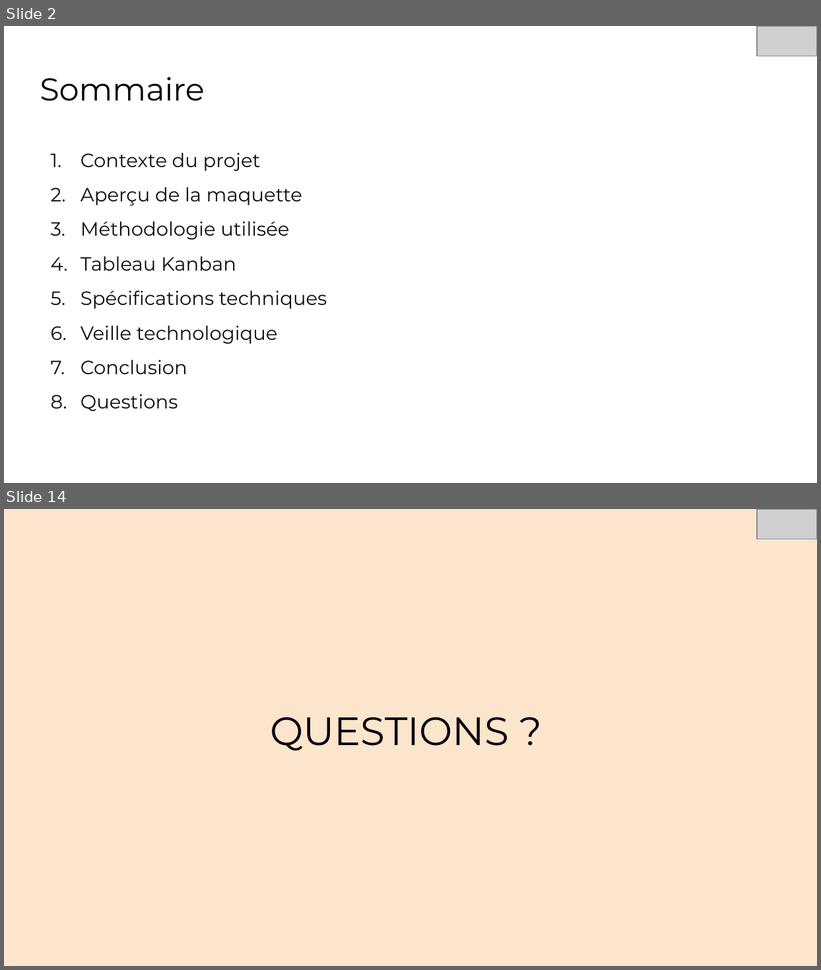
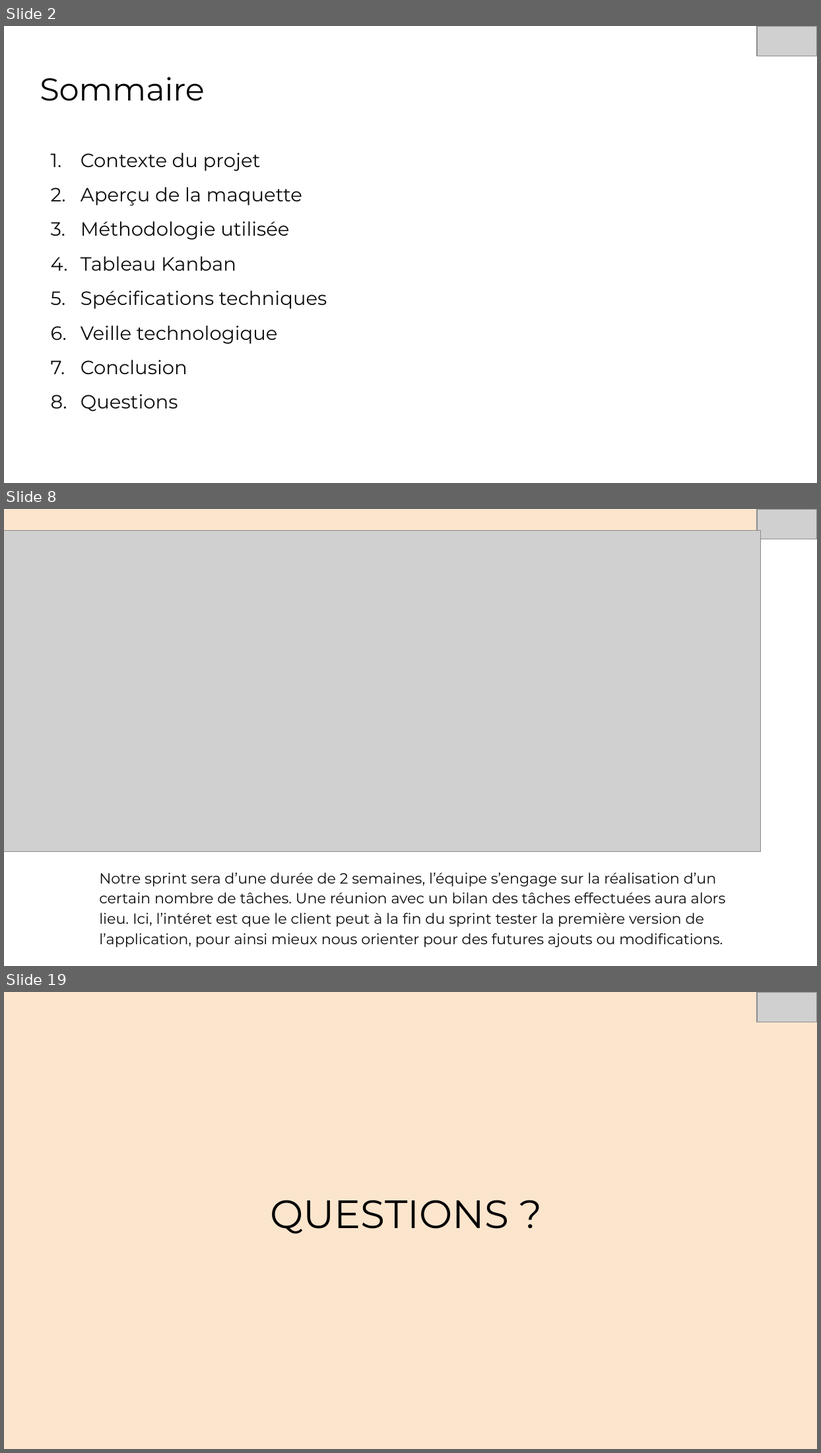
Before and after one commit to Nasus-Stackman/Projet7, a slide deck: Présentation.odp. Shown one above the other, each under a label of ours: slides 2 and 14 before the commit, slides 2, 8 and 19 after it; the slides between them are not shown. The pictures are 821x970 and 821x1453 pixels, drawn with LibreOffice and Linux fonts; fonts in the diff are those of the drawing; grey boxes stand for pictures. Boxes give left, top, right and bottom in pixels: in the first picture for what was removed or moved away, otherwise in the second. Text is boxed around its words. In the diff, an @@ line names an element or a change of style, - is before the commit and + after.

```diff
--- a/Présentation.odp
+++ b/Présentation.odp
@@ slide 8 added at <box>4,509,817,966</box>, background #FFFFFF @@
@@ rectangle added at <box>4,509,817,530</box>, fill #FCE5CD, outline #F7EDDE 0.74 pt @@
@@ picture added at <box>757,509,817,539</box> @@
@@ picture added at <box>4,530,760,852</box> @@
@@ text added at <box>99,873,726,948</box>, 13 pt, text #0D0D0D @@
+Notre sprint sera d’une durée de 2 semaines, l’équipe s’engage sur la réalisation d’un certain nombre de tâches. Une réunion avec un bilan des tâches effectuées aura alors lieu. Ici, l’intéret est que le client peut à la fin du sprint tester la première version de l’application, pour ainsi mieux nous orienter pour des futures ajouts ou modifications.
@@ what was slide 14 is now slide 19 @@
```
Also in this commit, not shown: 8 slides changed, 6 other slides added, 2 slides removed, 3 other files.
